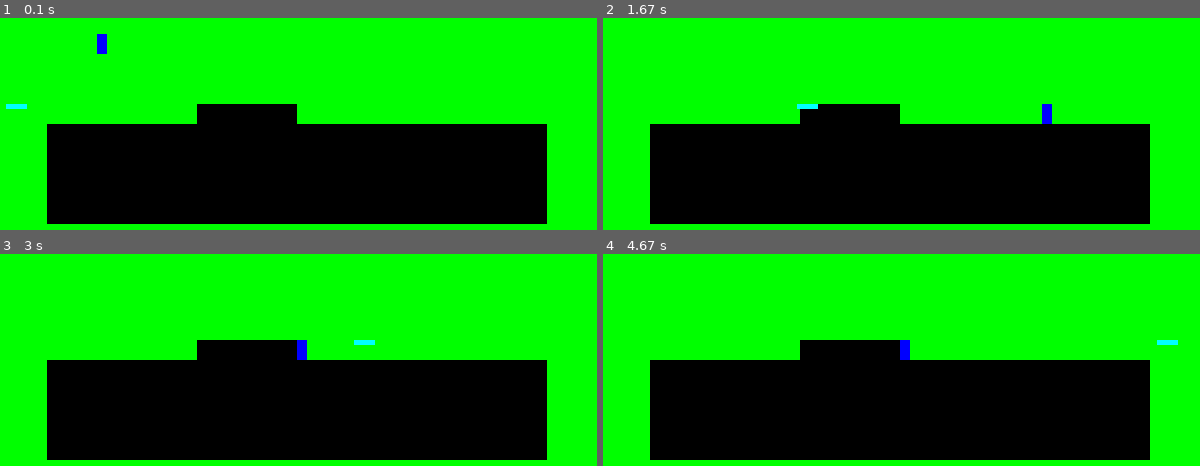
Above: before the commit, frames 1-4 (two rows, left to right).
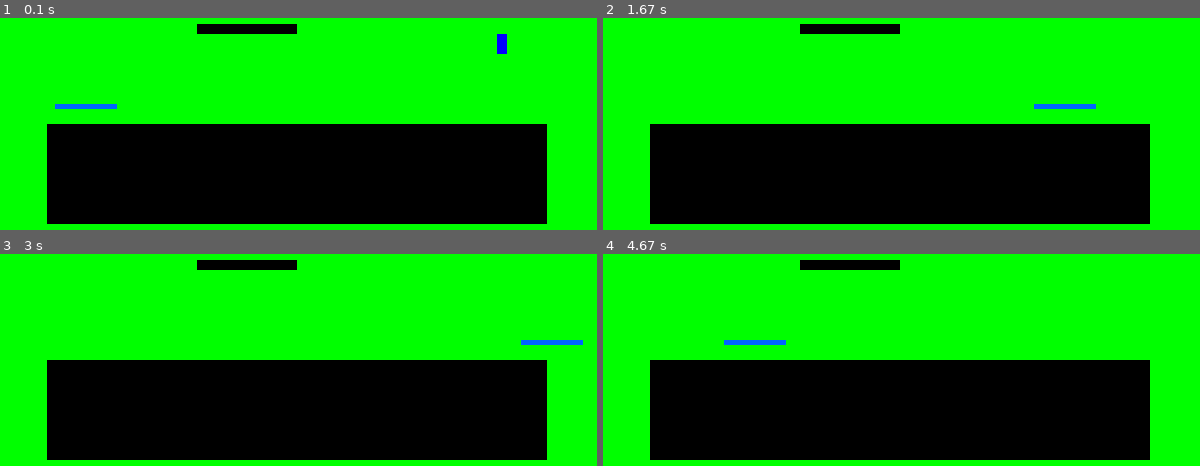
Above: after the commit, the same moments.

Repository: ALEXANDER-Denni/pygame_platformer
Game: pygame game, started from main.py
The game is run twice, just before and just after one commit, with the same random seed, the same clock (stepped at 60 frames per second) and the same inputs.
Inputs:
- Up to frame 1 (0.1 s): no input
- Up to frame 2 (1.67 s): hold D 0.33-0.8 s; hold W 0.83-1.13 s; hold D 1.17-1.63 s
- Up to frame 3 (3 s): hold A 1.67-2.2 s; tap Space at 2.23 s; hold S 2.57-2.87 s
- Up to frame 4 (4.67 s): no input

The runs differ from the first frame. In frame 1, 3.0% of the frame differs, in the area x 1-85%, y 2-50%; in frame 2, 2.7%; in frame 3, 2.9%; in frame 4, 2.9%.

Commit message:
Add files via upload

Diff:
--- a/collision.py
+++ b/collision.py
@@ -1,27 +1,70 @@
 def platform_collisions(player, platforms):
-    res = []
+    x_moves = []
+    y_moves = []
     for platform in platforms.sprites():
-        res.append(player_platform_collison(player,platform))
-    out = [False, False] #X collide, Y collide
-    if "X" in res:
-        out[0] = True
-    if "Y" in res:
-        out[1] = True
+        colliding = player_platform_collison(player,platform)
+        if colliding != False:
+            x_moves.append(colliding[0])
+            y_moves.append(colliding[1])
+    out = [] #X collide, Y collide
+    if player.x_velocity >= 0:
+        out.append(min(x_moves))
+    else:
+        out.append(max(x_moves))
+    if player.y_velocity >= 0:
+        out.append(min(y_moves))
+    else:
+        out.append(max(y_moves))
+    out.append(ground_below(player, platforms))
     return tuple(out)
+
+
+def moving_platform_push(player, platform):
+    if platform.direction == 1:
+        if player.rect.x + player.x_velocity < platform.rect.x + platform.rect.w + platform.speed and player.rect.x + player.rect.w + player.x_velocity > platform.rect.x + platform.speed:
+            if player.rect.y < platform.rect.y + platform.rect.h and player.rect.y + player.rect.h - 1 > platform.rect.y:
+                return True
+            if player.rect.y + player.rect.h + 1 > platform.rect.y and player.rect.y < platform.rect.y + platform.rect.h:
+                player.push(platform.speed*2)
+
+
+def ground_below(player, platforms):
+    for obj in platforms:
+        if player.rect.y + player.rect.h + player.y_velocity + 1 > obj.rect.y and player.rect.y < obj.rect.y + obj.rect.h and player.rect.x + player.rect.w > obj.rect.x and player.rect.x < obj.rect.x + obj.rect.w:
+            return True
+    return False
+
+
 def player_platform_collison(player, obj):
-    if (player.rect.x < obj.rect.x + obj.rect.w and player.rect.x + player.rect.w > obj.rect.x) and (player.rect.y < obj.rect.y + obj.rect.h and player.rect.y + player.rect.h > obj.rect.y):
-        x_offset = (player.rect.x+player.rect.w/2)-(obj.rect.x+obj.rect.w/2)
+    x_move = 0
+    y_move = 0
+    if obj.__class__.__name__ == "moving_platform" and (player.x_velocity <= 0) == (obj.direction == 1):
+        if moving_platform_push(player, obj):
+            player.push(obj.speed + (obj.rect.x + obj.rect.w) - player.rect.x)
+            player.x_velocity = 0
+    elif (player.rect.x + player.x_velocity< obj.rect.x + obj.rect.w and player.rect.x + player.x_velocity+ player.rect.w > obj.rect.x) and (player.rect.y + player.y_velocity < obj.rect.y + obj.rect.h and player.rect.y + player.y_velocity + player.rect.h > obj.rect.y):
+        if player.x_velocity > 0:
+            x_move = (obj.rect.x) - (player.rect.x + player.rect.w)
+        if player.x_velocity < 0:
+            x_move = (obj.rect.x + obj.rect.w) - player.rect.x
+        if player.y_velocity < 0:
+            y_move = (obj.rect.y + obj.rect.h) - (player.rect.y)
+        if player.y_velocity > 0:
+            y_move = obj.rect.y - (player.rect.y + player.rect.h)
+        return (x_move, y_move)
+    return (player.x_velocity, player.y_velocity)
+"""x_offset = (player.rect.x+player.rect.w/2)-(obj.rect.x+obj.rect.w/2)
         y_offset = (player.rect.y+player.rect.h/2)-(obj.rect.y+obj.rect.h/2)
-        if abs(x_offset)<obj.rect.w/2+player.rect.w/2 and abs(y_offset)*obj.rect.w<abs(x_offset)*obj.rect.h:
+        if abs(x_offset)<obj.rect.w/2+player.rect.w/2 and abs(y_offset)*obj.rect.w/2<abs(x_offset)*obj.rect.h/2:
             if x_offset>0:
                 player.rect.x = obj.rect.x + obj.rect.w
             else:
                 player.rect.x = obj.rect.x - player.rect.w
             return "X"
-        elif abs(y_offset)<obj.rect.h/2+player.rect.h/2 and abs(y_offset)*obj.rect.w>abs(x_offset)*obj.rect.h:
+        elif abs(y_offset)<obj.rect.h/2+player.rect.h/2 and abs(y_offset)*obj.rect.w/2>abs(x_offset)*obj.rect.h/2:
             if y_offset>0:
                 player.rect.y = obj.rect.y + obj.rect.h
             else:
                 player.rect.y = obj.rect.y - player.rect.h
             return "Y"
-    return False
+    return False"""
--- a/main.py
+++ b/main.py
@@ -20,7 +20,7 @@
 clock = pygame.time.Clock()
 
 
-player_object = player.player(100, 100, 10, 20, screen)
+player_object = player.player(500, 100, 10, 20, screen)
 
 move_left = False
 move_right = False
@@ -35,11 +35,11 @@
 level_platforms = pygame.sprite.Group()
 
 level_platforms.add(platforms.platform(50, 200, 500, 100, screen))
-level_platforms.add(platforms.platform(200, 180, 100, 20, screen))
+level_platforms.add(platforms.platform(200, 100, 100, 10, screen))
 
 bullets = pygame.sprite.Group()
 
-moving_platform_1 = moving_platform.moving_platform(0, 180, 20, 5, SCREEN_WIDTH, 10*60, screen)
+moving_platform_1 = moving_platform.moving_platform(40, 180, 60, 5, SCREEN_WIDTH, 5*60, screen)
 level_platforms.add(moving_platform_1)
 run = True
 while run:
@@ -74,18 +74,13 @@
 
     level_platforms.update()
     moving_platform_1.update()
-    player_object.move(move_left, move_right, jump, move_down)
+    player_object.move(move_left, move_right, jump, move_down, level_platforms)
     if shoot:
         player_object.shoot(bullets)
     bullets.update()
-    collide = collision.platform_collisions(player_object, level_platforms)# return (X collision, Y collision)
-    if collide[0]:
-        player_object.x_velocity = 0
-    if collide[1]:
-        player_object.in_air = False
-    else:
-        player_object.in_air = True
     player_object.draw()
     pygame.display.update()
 
-#add collision for moving platforms, add lasers, add switches and doors, add enemies, add images, add level builder script
+
+#add negative direction to moving platform collision
+#add lasers, add switches and doors, add enemies, add images, add level builder script
--- a/moving_platform.py
+++ b/moving_platform.py
@@ -1,21 +1,22 @@
 import pygame
 import os
+import math
 
 class moving_platform(pygame.sprite.Sprite):
     def __init__(self, x, y, w, h, distance, time_to_move, screen):
         pygame.sprite.Sprite.__init__(self)
         self.image = pygame.Surface([w, h])
-        self.image.fill((0,255,255))
+        self.image.fill((0,100,255))
 
         self.rect = self.image.get_rect()
         self.rect.x = x
         self.rect.y = y
 
-        self.far_target = distance+x
+        self.far_target = distance + x
         self.close_target = x
         self.time = time_to_move
         self.direction = 1
-        self.speed = (self.far_target - self.close_target)/self.time
+        self.speed = math.ceil((self.far_target - self.close_target)/self.time)
         self.screen = screen
 
     def draw(self):
--- a/player.py
+++ b/player.py
@@ -1,6 +1,7 @@
 import pygame
 import os
 
+import collision
 import bullet
 
 START_HEALTH = 100
@@ -46,19 +47,20 @@
         self.reloading = False
 
 
-    def move(self, left, right, up, down):
+    def move(self, left, right, up, down, platforms):
         self.reload() # add to update script in future
         x_v = 0
         y_v = 0
 
         if right:
-
             x_v += self.accel
         if left:
 
             x_v -= self.accel
         if down:
             y_v += self.accel
+        """if up: use for flying
+            y_v -=self.accel"""
         if up:
             if not self.in_air:
                 y_v = -JUMP_FORCE
@@ -92,7 +94,18 @@
             self.y_velocity = self.max_speed
         elif self.y_velocity < -self.max_speed:
             self.y_velocity = -self.max_speed
-
+        max_moves = collision.platform_collisions(self, platforms)
+        if abs(max_moves[0]) < abs(self.x_velocity):
+            self.x_velocity = max_moves[0]
+            self.rect.x += self.x_velocity
+            self.x_velocity = 0
+        if abs(max_moves[1]) < abs(self.y_velocity):
+            if self.y_velocity <= 0:
+                self.in_air = False
+            self.y_velocity = max_moves[1]
+            self.rect.y += self.y_velocity
+            self.y_velocity = 0
+        self.in_air = not max_moves[2]
         self.rect.x += self.x_velocity
         self.rect.y += self.y_velocity
 
@@ -111,5 +124,9 @@
             self.ammo = STARTER_AMMO
             self.reloading = False
 
+    def push(self, amount):
+        self.rect.x += amount
+
+
     def draw(self):
         self.screen.blit(pygame.transform.flip(self.image, self.direction==1, False), self.rect)
